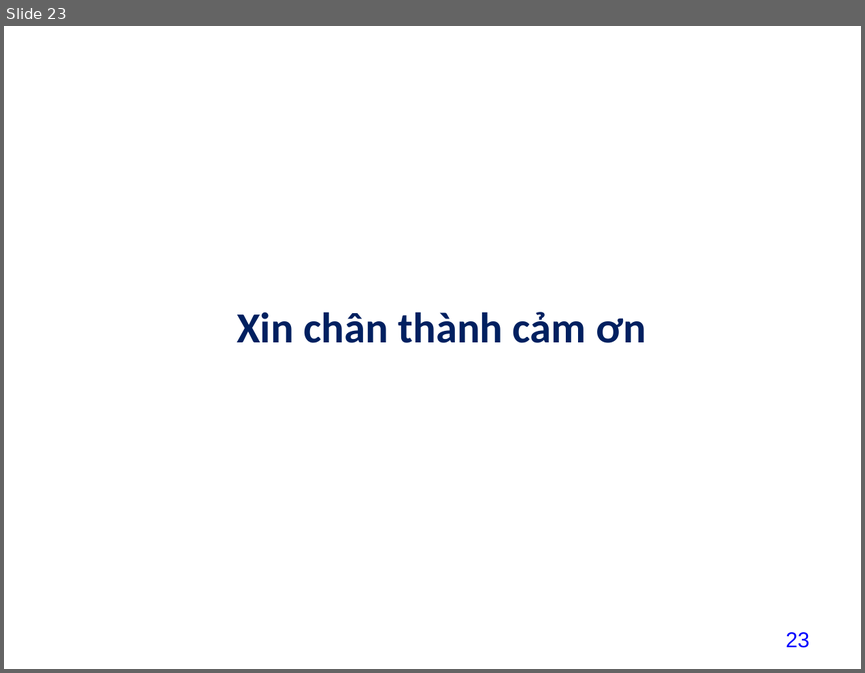
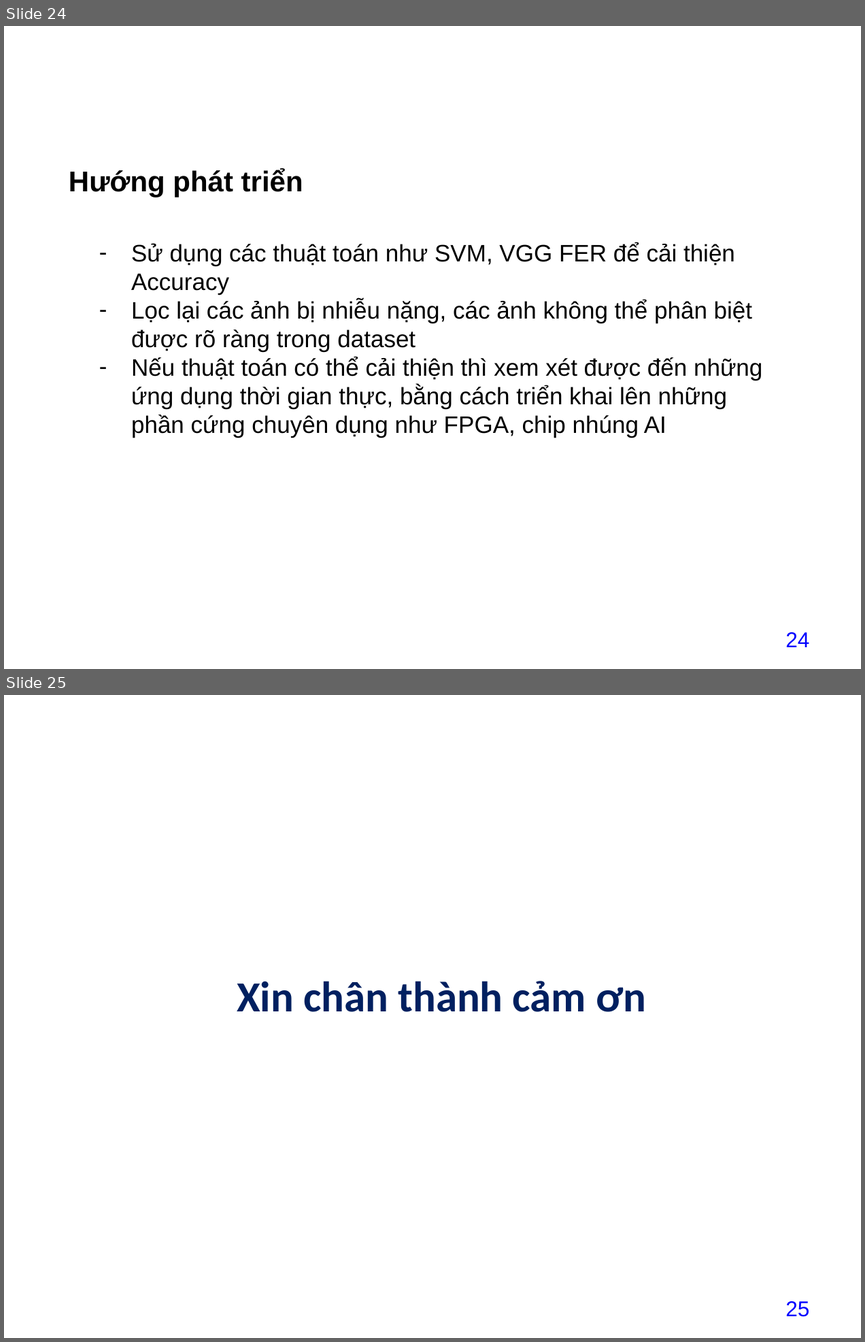
Before and after one commit to datdatnguyen2609/datdatnguyen2609, a slide deck: project/baitaplon/13_NguyenThanhDat211440519_baitaplon.pptx. Shown one above the other, each under a label of ours: slide 23 before the commit, slides 24 and 25 after it. The pictures are 865x673 and 865x1342 pixels, drawn with LibreOffice and Linux fonts; fonts in the diff are those of the drawing; background and template pictures are left out. Boxes give left, top, right and bottom in pixels: in the first picture for what was removed or moved away, otherwise in the second. Text is boxed around its words. In the diff, an @@ line names an element or a change of style, - is before the commit and + after.

```diff
--- a/project/baitaplon/13_NguyenThanhDat211440519_baitaplon.pptx
+++ b/project/baitaplon/13_NguyenThanhDat211440519_baitaplon.pptx
@@ slide 24 added at <box>4,26,861,669</box>, background picture (left out) @@
@@ title added at <box>15,57,509,108</box>, 32 pt, text #FFFFFF, bold @@
+5. Kết luận, hướng phát triển
@@ text added at <box>69,169,303,197</box>, 24 pt, text #000000, bold @@
+Hướng phát triển
@@ text added at <box>131,242,762,437</box>, 20 pt, text #000000 @@
+– Sử dụng các thuật toán như SVM, VGG FER để cải thiện Accuracy
+– Lọc lại các ảnh bị nhiễu nặng, các ảnh không thể phân biệt được rõ ràng trong dataset
+– Nếu thuật toán có thể cải thiện thì xem xét được đến những ứng dụng thời gian thực, bằng cách triển khai lên những phần cứng chuyên dụng như FPGA, chip nhúng AI
@@ page number added at <box>785,632,809,647</box>, 18 pt, text #0000FF @@
+24
@@ what was slide 23 is now slide 25 @@
@@ page number at <box>785,1301,809,1317</box>: text changed @@
-23
+25
```
Also in this commit, not shown: 1 slide changed, 1 other slide added.
